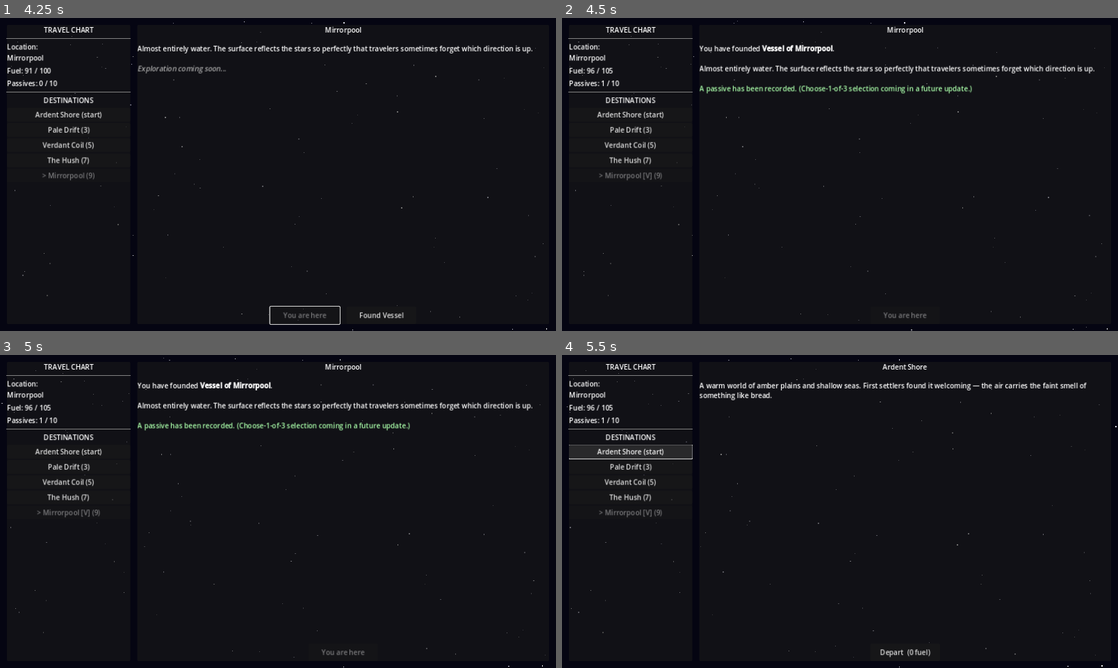
Above: before the commit, frames 1-4 (two rows, left to right).
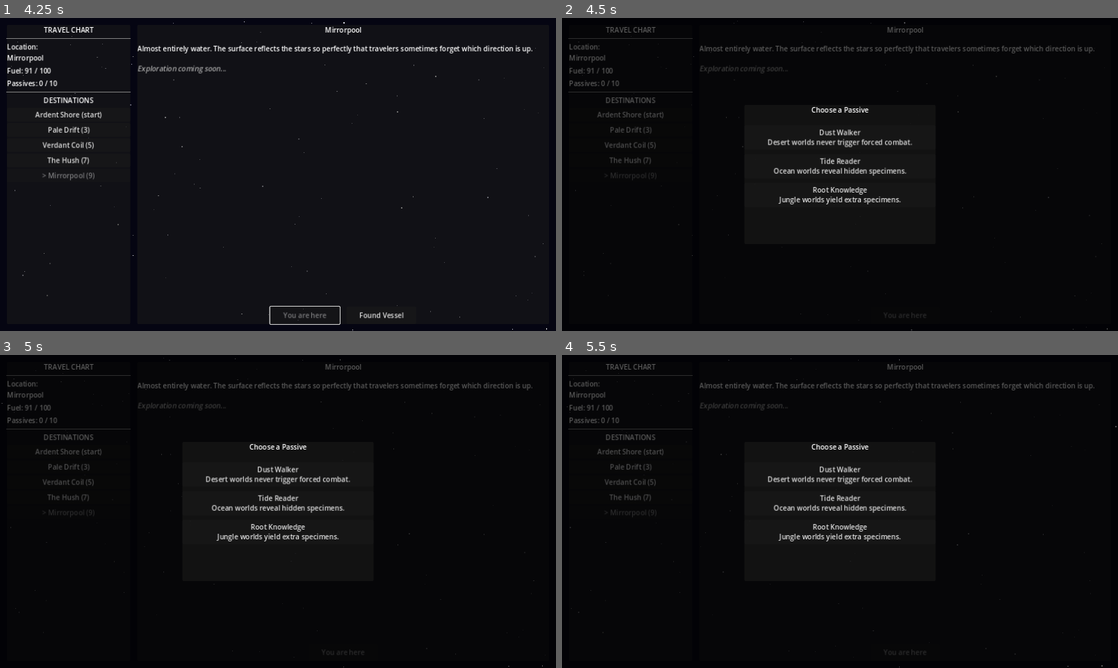
Above: after the commit, the same moments.

Repository: ColdTie/Metanoia-Vessel-2D
Game: Godot game, scene res://scenes/travel/travel_screen.tscn
The game is run twice, just before and just after one commit, with the same random seed, the same clock (stepped at 60 frames per second) and the same inputs.
Inputs:
- Up to frame 1 (4.25 s): click "Pale Drift (3)" at 0.5 s; click "Verdant Coil (5)" at 1.25 s; click "The Hush (7)" at 2 s; click "Mirrorpool (9)" at 2.75 s; click "Depart (9 fuel)" at 3.5 s
- Up to frame 2 (4.5 s): click "Found Vessel" at 4.25 s
- Up to frame 3 (5 s): no input
- Up to frame 4 (5.5 s): click "Ardent Shore (start)" at 5 s

Frame 1 is identical in both runs. In frame 2, 5.1% of the frame differs, in the area x 1-99%, y 0-100%; in frame 3, 5.1%; in frame 4, 4.9%.

Commit message:
feat: choose-1-of-3 passive reward on settling
Replaces the hardcoded Founding Bonus grant with a real reward flow:
GameState.PASSIVE_POOL + draw_passive_choices() draws 3 unowned
passives, and a new in-code modal (scripts/ui/passive_select_dialog.gd)
lets the player pick one. Founding Bonus still applies its +5 max
fuel effect; the rest are recorded but not yet mechanically wired
(tracked in design/systems.md).

Co-Authored-By: Claude Sonnet 5 <noreply@anthropic.com>
Claude-Session: https://claude.ai/code/session_013SNqmKPL2X61UPaSD2Kibw

Diff:
--- a/scripts/autoloads/game_state.gd
+++ b/scripts/autoloads/game_state.gd
@@ -3,6 +3,17 @@
 # Singleton: all mutable game state. Access via GameState.x anywhere.
 
 const MAX_PASSIVES := 10  # Reaching this triggers void unlock check
+
+# Pool of passives offered on settling (choose-1-of-3). "source" is filled
+# in with the settling world's name when a choice is granted.
+const PASSIVE_POOL: Array = [
+	{"id": "founding_bonus", "name": "Founding Bonus", "desc": "The act of founding grants clarity. +5 max fuel."},
+	{"id": "root_knowledge", "name": "Root Knowledge", "desc": "Jungle worlds yield extra specimens."},
+	{"id": "echo_listener", "name": "Echo Listener", "desc": "Unlocks extra creature dialogue options."},
+	{"id": "frost_hardened", "name": "Frost Hardened", "desc": "Ice-world travel costs 1 less fuel."},
+	{"id": "tide_reader", "name": "Tide Reader", "desc": "Ocean worlds reveal hidden specimens."},
+	{"id": "dust_walker", "name": "Dust Walker", "desc": "Desert worlds never trigger forced combat."},
+]
 
 var current_world: String = "Ardent Shore"
 var passives: Array = []          # Array of {id, name, desc, source}
@@ -111,6 +122,18 @@
 	return true
 
 
+func draw_passive_choices(count: int = 3) -> Array:
+	var owned_ids: Array = []
+	for p in passives:
+		owned_ids.append(p.get("id", ""))
+	var available: Array = []
+	for p in PASSIVE_POOL:
+		if not owned_ids.has(p["id"]):
+			available.append(p)
+	available.shuffle()
+	return available.slice(0, min(count, available.size()))
+
+
 func add_passive(passive: Dictionary) -> void:
 	passives.append(passive)
 	passive_gained.emit(passive)
--- a/scripts/travel/travel_screen.gd
+++ b/scripts/travel/travel_screen.gd
@@ -22,6 +22,9 @@
 var _settle_button: Button
 
 var _selected_world_id: String = ""
+var _ui_canvas: CanvasLayer
+
+const PassiveSelectDialog := preload("res://scripts/ui/passive_select_dialog.gd")
 
 
 func _ready() -> void:
@@ -91,6 +94,7 @@
 	var canvas := CanvasLayer.new()
 	canvas.name = "UI"
 	add_child(canvas)
+	_ui_canvas = canvas
 
 	var root := Control.new()
 	root.name = "UIRoot"
@@ -289,26 +293,40 @@
 
 	world["settled"] = true
 	world["vessel_name"] = "Vessel of " + world["name"]
-
-	# Grant the founding passive (choose-1-of-3 UI is TODO)
-	GameState.add_passive({
-		"id": "founding_bonus",
-		"name": "Founding Bonus",
-		"desc": "The act of founding grants clarity. +5 max fuel.",
-		"source": world["name"],
-	})
-	GameState.max_fuel += 5
-	GameState.refuel(5)
-
 	_settle_button.visible = false
+
+	var choices := GameState.draw_passive_choices(3)
+	if choices.is_empty():
+		_finish_settle(world, {})
+		return
+
+	var dialog := PassiveSelectDialog.new()
+	_ui_canvas.add_child(dialog)
+	dialog.setup(choices)
+	dialog.chosen.connect(func(passive: Dictionary):
+		dialog.queue_free()
+		_finish_settle(world, passive)
+	)
+
+
+func _finish_settle(world: Dictionary, passive: Dictionary) -> void:
+	if not passive.is_empty():
+		var granted: Dictionary = passive.duplicate()
+		granted["source"] = world["name"]
+		GameState.add_passive(granted)
+		if granted["id"] == "founding_bonus":
+			GameState.max_fuel += 5
+			GameState.refuel(5)
+
 	_populate_destinations()
 	_refresh_status()
 
+	var passive_line: String = ("Gained passive: " + passive["name"]) \
+		if not passive.is_empty() else "No passives were available to choose from."
 	_world_desc_label.text = \
 		"You have founded [b]" + world["vessel_name"] + "[/b].\n\n" \
 		+ world.get("description", "") \
-		+ "\n\n[color=#aaffaa]A passive has been recorded. " \
-		+ "(Choose-1-of-3 selection coming in a future update.)[/color]"
+		+ "\n\n[color=#aaffaa]" + passive_line + "[/color]"
 
 	SaveLoad.save_game()
 
--- /dev/null
+++ b/scripts/ui/passive_select_dialog.gd
@@ -0,0 +1,53 @@
+extends Control
+
+# Choose-1-of-3 passive reward dialog, shown on settling a world.
+# Built entirely in code, matching the rest of the UI in this project.
+# Usage: instantiate, call setup(choices), await the `chosen` signal.
+
+signal chosen(passive: Dictionary)
+
+
+func setup(choices: Array) -> void:
+	_build_ui(choices)
+
+
+func _build_ui(choices: Array) -> void:
+	set_anchors_and_offsets_preset(Control.PRESET_FULL_RECT)
+	mouse_filter = Control.MOUSE_FILTER_STOP
+
+	var dim := ColorRect.new()
+	dim.set_anchors_and_offsets_preset(Control.PRESET_FULL_RECT)
+	dim.color = Color(0.0, 0.0, 0.0, 0.65)
+	add_child(dim)
+
+	var panel := PanelContainer.new()
+	panel.set_anchor(SIDE_LEFT,   0.5)
+	panel.set_anchor(SIDE_TOP,    0.5)
+	panel.set_anchor(SIDE_RIGHT,  0.5)
+	panel.set_anchor(SIDE_BOTTOM, 0.5)
+	panel.set_offset(SIDE_LEFT,   -220.0)
+	panel.set_offset(SIDE_TOP,    -160.0)
+	panel.set_offset(SIDE_RIGHT,  220.0)
+	panel.set_offset(SIDE_BOTTOM, 160.0)
+	add_child(panel)
+
+	var vbox := VBoxContainer.new()
+	vbox.add_theme_constant_override("separation", 10)
+	panel.add_child(vbox)
+
+	var title := Label.new()
+	title.text = "Choose a Passive"
+	title.horizontal_alignment = HORIZONTAL_ALIGNMENT_CENTER
+	vbox.add_child(title)
+	vbox.add_child(HSeparator.new())
+
+	for passive in choices:
+		var btn := Button.new()
+		btn.text = "%s\n%s" % [passive["name"], passive["desc"]]
+		btn.custom_minimum_size = Vector2(0.0, 56.0)
+		btn.pressed.connect(func(): _on_choice_pressed(passive))
+		vbox.add_child(btn)
+
+
+func _on_choice_pressed(passive: Dictionary) -> void:
+	chosen.emit(passive)
Not shown, changed: design/content-log.md
Not shown, changed: design/systems.md
